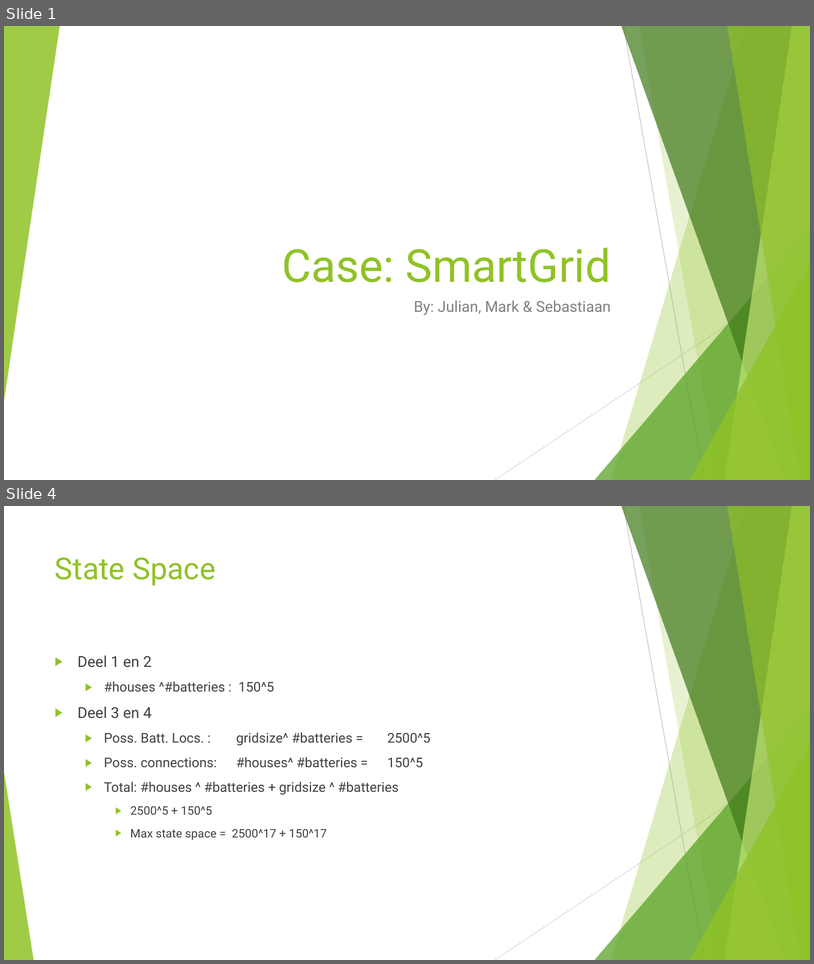
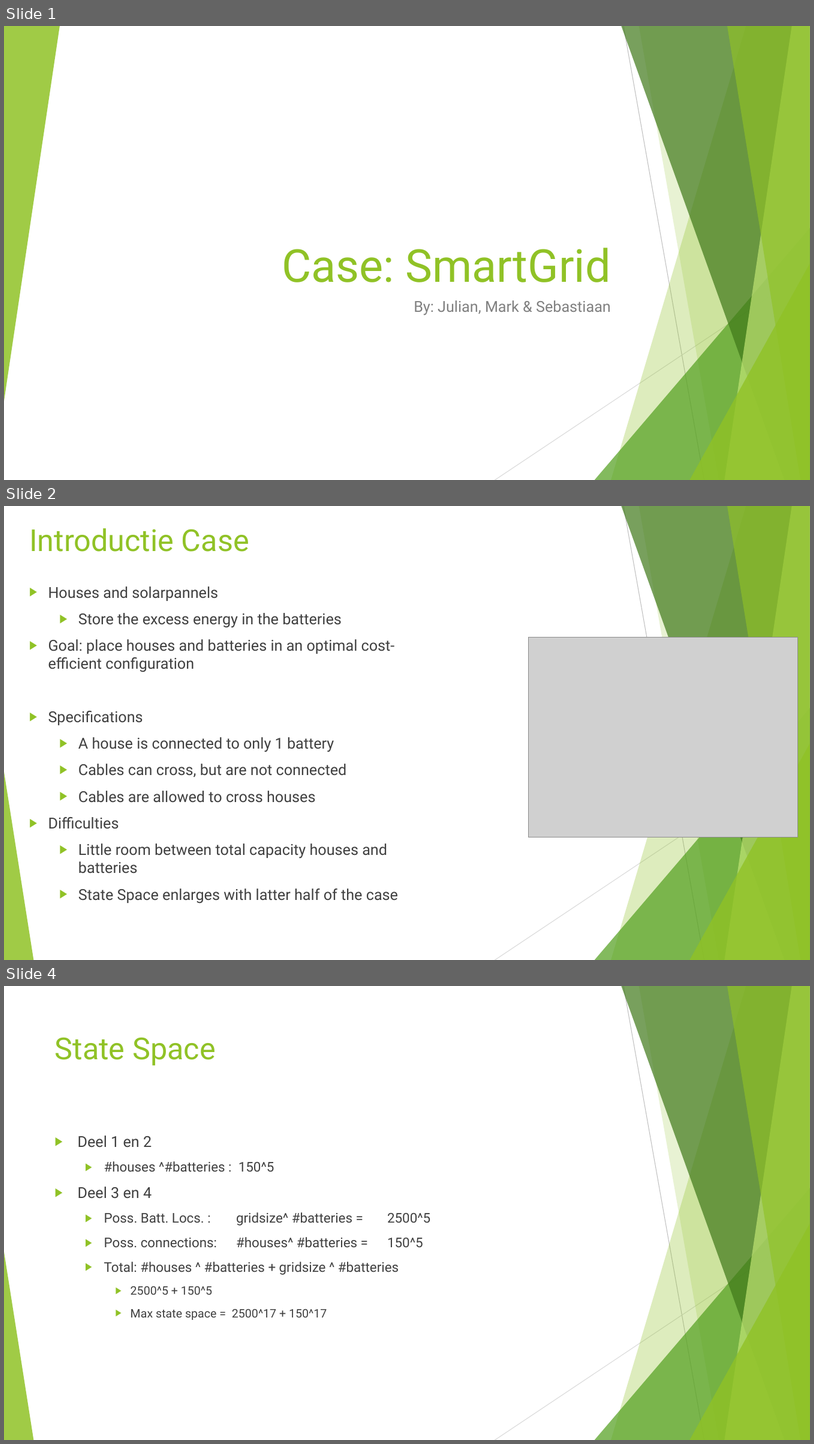
Before and after one commit to JSMR-heuristics/JSMR, a slide deck: results/pres_figures/EndPres.pptx. Shown one above the other, each under a label of ours: slides 1 and 4 before the commit, slides 1, 2 and 4 after it; the slides between them are not shown. The pictures are 814x964 and 814x1444 pixels, drawn with LibreOffice and Linux fonts; fonts in the diff are those of the drawing; grey boxes stand for pictures. Boxes give left, top, right and bottom in pixels: in the first picture for what was removed or moved away, otherwise in the second. Text is boxed around its words. In the diff, an @@ line names an element or a change of style, - is before the commit and + after.

```diff
--- a/results/pres_figures/EndPres.pptx
+++ b/results/pres_figures/EndPres.pptx
@@ slide 2 added at (x1=4, y1=506, x2=810, y2=960), background #FFFFFF; not listed: 10 template elements that a slide beside it also shows @@
@@ title added at (x1=29, y1=528, x2=249, y2=552), 36 pt, text #90C226 @@
+Introductie Case
@@ text added at (x1=48, y1=586, x2=398, y2=903), 18 pt, text #404040 @@
+▶ Houses and solarpannels
+  ▶ Store the excess energy in the batteries
+▶ Goal: place houses and batteries in an optimal cost-efficient configuration
+▶ Specifications
+  ▶ A house is connected to only 1 battery
+  ▶ Cables can cross, but are not connected
+  ▶ Cables are allowed to cross houses
+▶ Difficulties
+  ▶ Little room between total capacity houses and batteries
+  ▶ State Space enlarges with latter half of the case
@@ picture added at (x1=529, y1=637, x2=798, y2=837) @@
```
Also in this commit, not shown: 1 slide changed, 1 slide removed, 8 other files.
